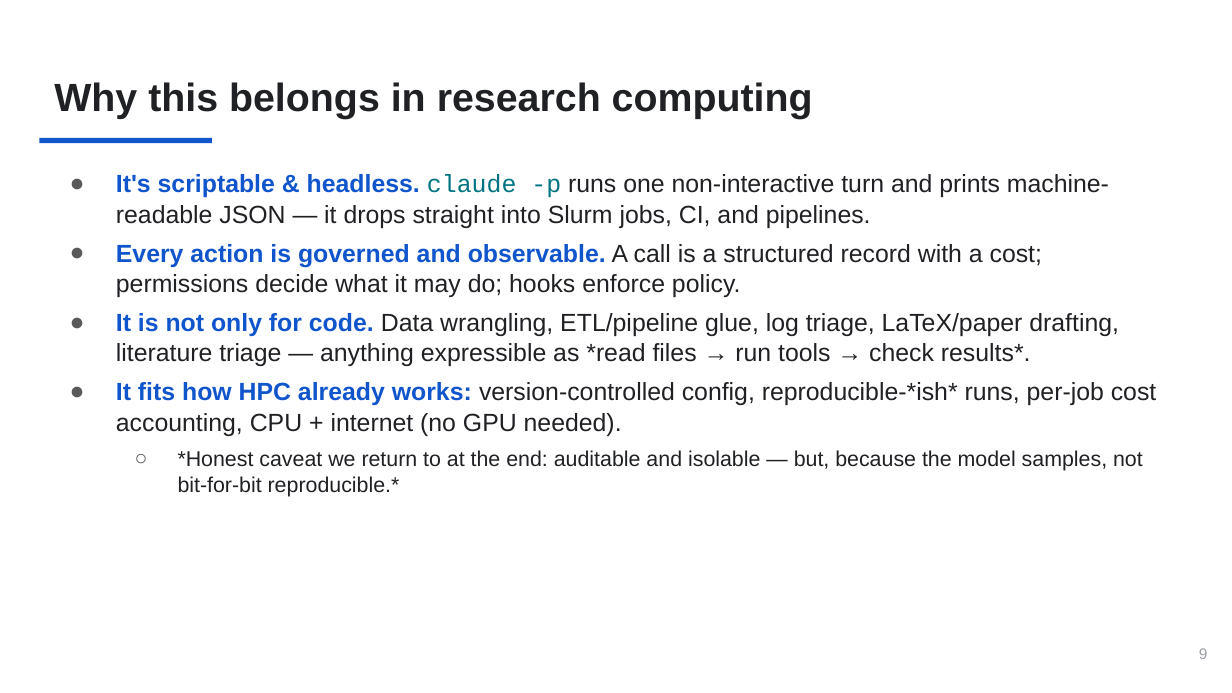
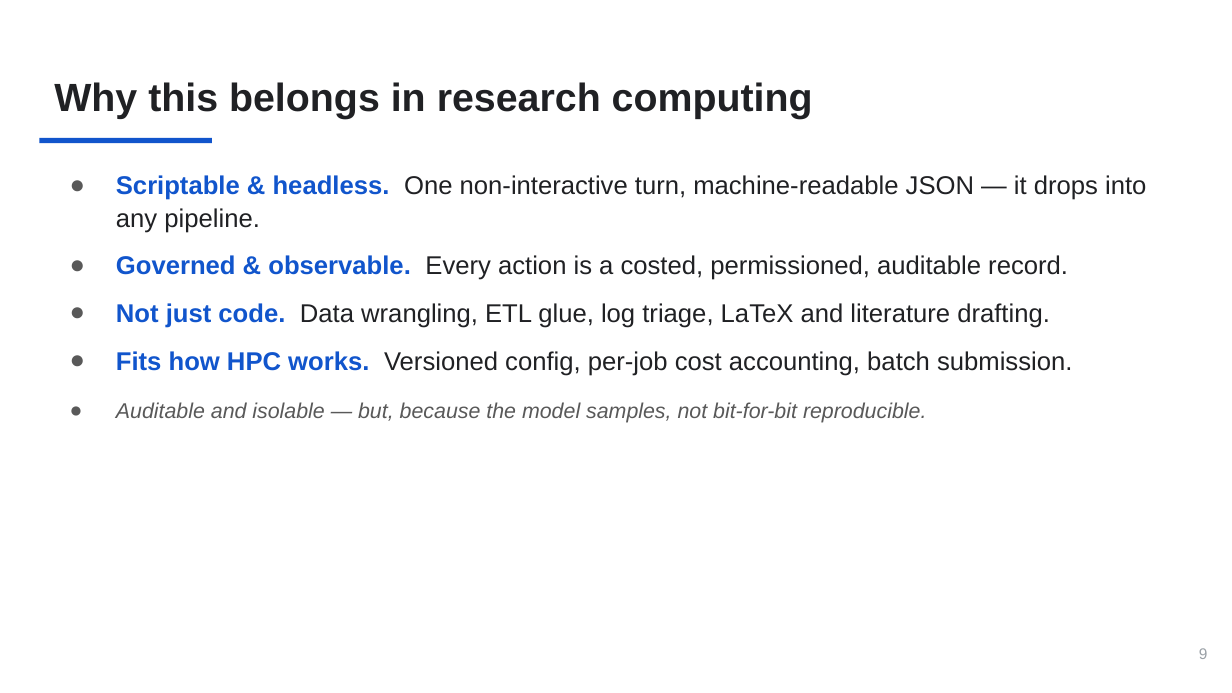
Before and after one commit to PursuitOfDataScience/uchicago-workshops, a slide deck: slide 9 of claude-code-tutorial/claude-code-tutorial.pptx. Drawn at 1232x693 pixels with LibreOffice and Linux fonts; fonts in the diff are those of the drawing. Boxes give left, top, right and bottom in pixels: in the first picture for what was removed or moved away, otherwise in the second. Text is boxed around its words. In the diff, an @@ line names an element or a change of style, - is before the commit and + after.

```diff
--- a/claude-code-tutorial/claude-code-tutorial.pptx
+++ b/claude-code-tutorial/claude-code-tutorial.pptx
@@ text at bbox=[116, 175, 1146, 423]: text changed; size 14.5 to 15 pt @@
-● It's scriptable & headless. claude -p runs one non-interactive turn and prints machine-readable JSON — it drops straight into Slurm jobs, CI, and pipelines.
-● Every action is governed and observable. A call is a structured record with a cost; permissions decide what it may do; hooks enforce policy.
-● It is not only for code. Data wrangling, ETL/pipeline glue, log triage, LaTeX/paper drafting, literature triage — anything expressible as *read files → run tools → check results*.
-● It fits how HPC already works: version-controlled config, reproducible-*ish* runs, per-job cost accounting, CPU + internet (no GPU needed).
-  ○ *Honest caveat we return to at the end: auditable and isolable — but, because the model samples, not bit-for-bit reproducible.*
+● Scriptable & headless. One non-interactive turn, machine-readable JSON — it drops into any pipeline.
+● Governed & observable. Every action is a costed, permissioned, auditable record.
+● Not just code. Data wrangling, ETL glue, log triage, LaTeX and literature drafting.
+● Fits how HPC works. Versioned config, per-job cost accounting, batch submission.
+● Auditable and isolable — but, because the model samples, not bit-for-bit reproducible.
```
Also in this commit, not shown: 35 other slides changed, 3 other files.
